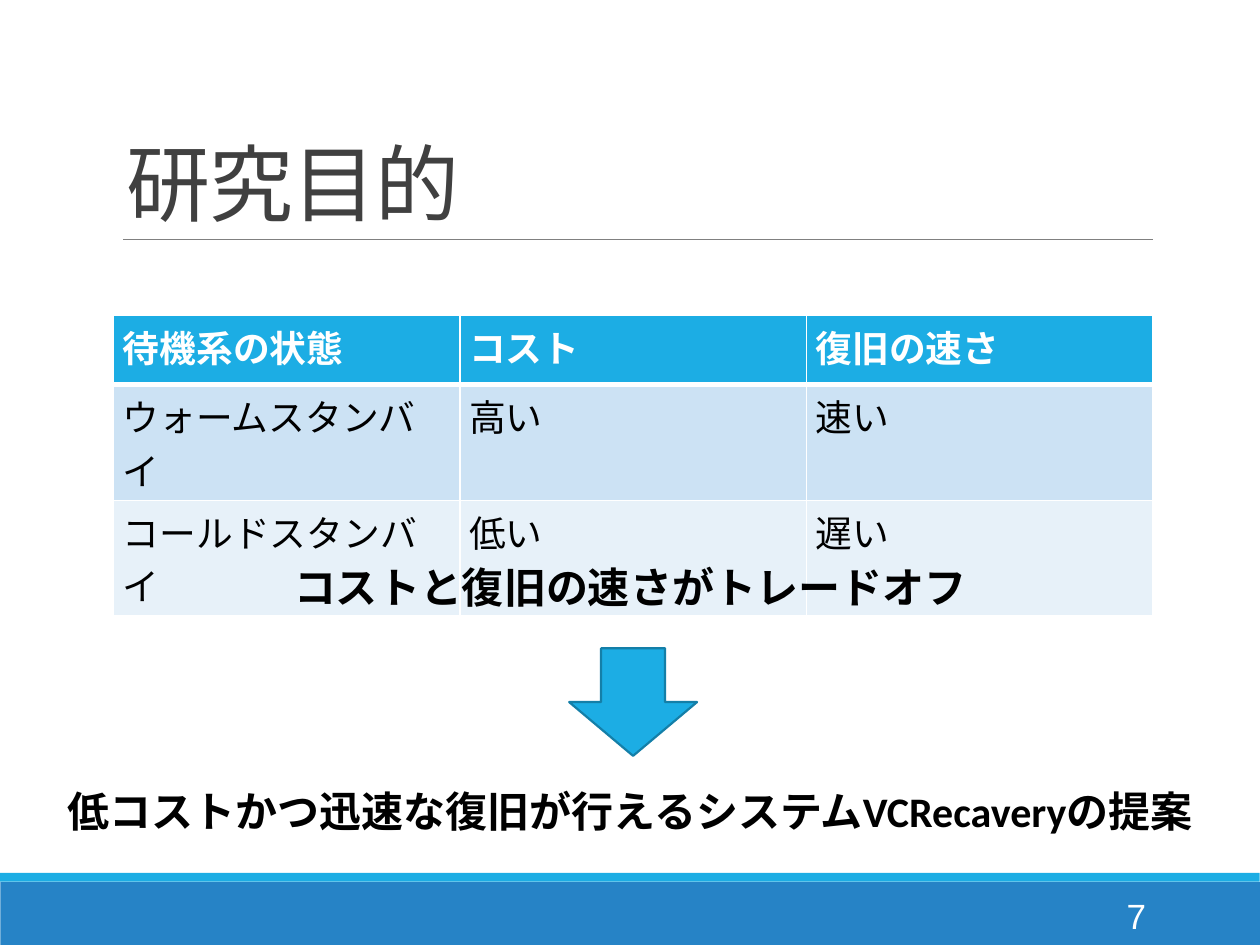
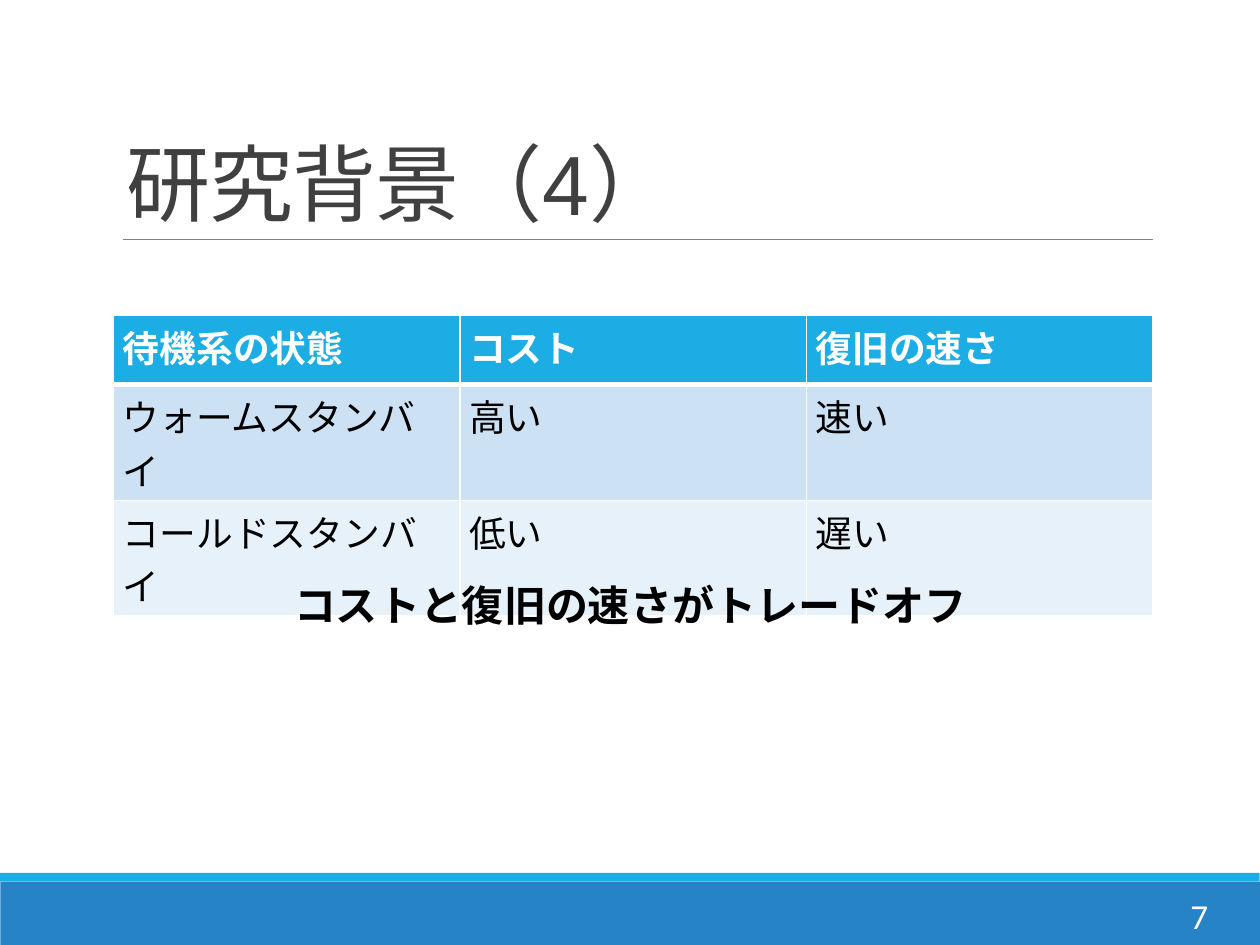
Before and after one commit to Kota0823/Document, a slide deck: slide 7 of 輪講2019-1_鈴木洸太.pptx. Drawn at 1260x945 pixels with LibreOffice and Linux fonts; fonts in the diff are those of the drawing. Boxes give left, top, right and bottom in pixels: in the first picture for what was removed or moved away, otherwise in the second. Text is boxed around its words. In the diff, an @@ line names an element or a change of style, - is before the commit and + after.

```diff
--- a/輪講2019-1_鈴木洸太.pptx
+++ b/輪講2019-1_鈴木洸太.pptx
@@ title at (x1=126, y1=143, x2=673, y2=223): text changed @@
-研究目的
+研究背景（4）
@@ text "コストと復旧の速さがトレードオフ" moved from (x1=294, y1=566, x2=966, y2=607) to (x1=294, y1=584, x2=966, y2=625) @@
@@ text "コストと復旧の速さがトレードオフ" at (x1=294, y1=584, x2=966, y2=625): font Calibri to Arial @@
@@ down arrow removed at (x1=570, y1=649, x2=698, y2=756) @@
@@ text removed at (x1=67, y1=790, x2=1192, y2=834) @@
-低コストかつ迅速な復旧が行えるシステムVCRecaveryの提案
@@ page number moved from (x1=1127, y1=905, x2=1146, y2=929) to (x1=1190, y1=906, x2=1208, y2=929) @@
@@ page number at (x1=1190, y1=906, x2=1208, y2=929): font Arial to Calibri @@
```
Also in this commit, not shown: 30 other slides changed, 2 slides added.
